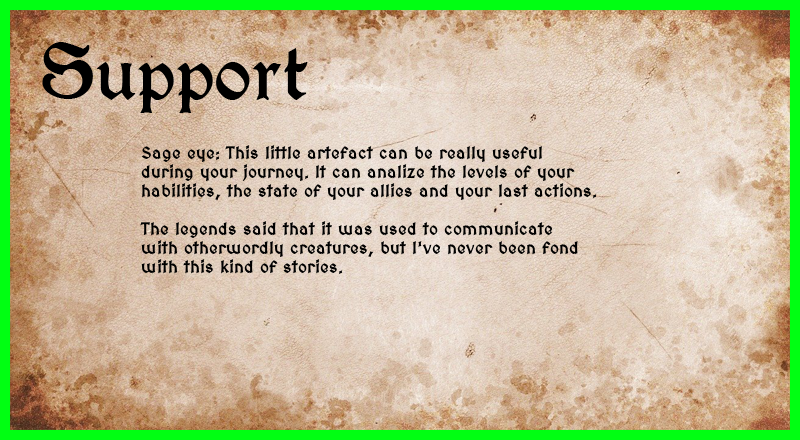
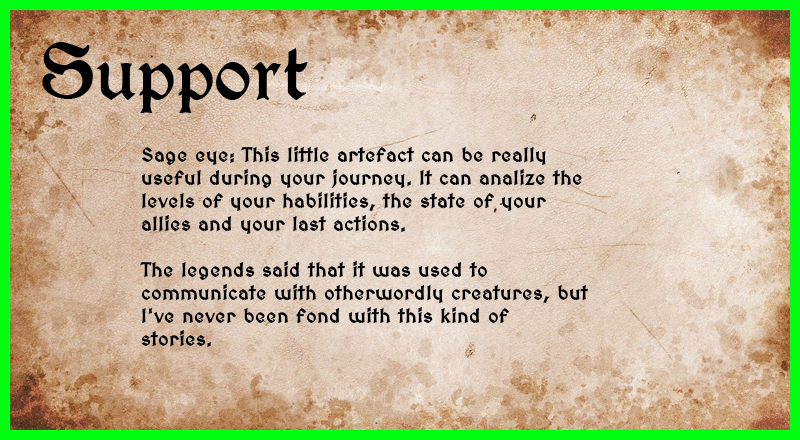
Two versions of the same layered image (800x440). Layer-by-layer changes:
painted on "Sage eye: This little artefact..." over left=140, top=145, right=597, bottom=347
